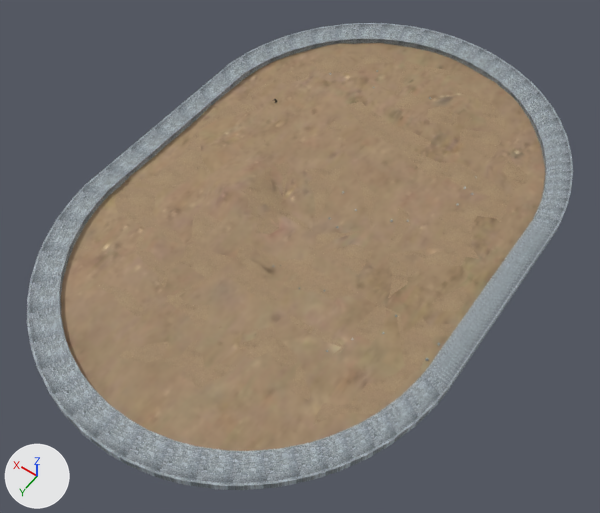
Renders of the OBJ model meshes/stadium,primitive-simpler.obj from each side of a commit.
Before and after are seen from a 50 mm camera at (-50.9, 76.4, 104.6) aimed at (-1.4, 7.0, -4.5). Lighting does not change. The marker at lower left points along +X, +Y and +Z. Where no turn or scale is listed for an object, it has been applied to the vertices.

In view in the first picture: 'Ground_Plane', 'Stands_Plane.003', 'Walkmesh_Plane.001'.
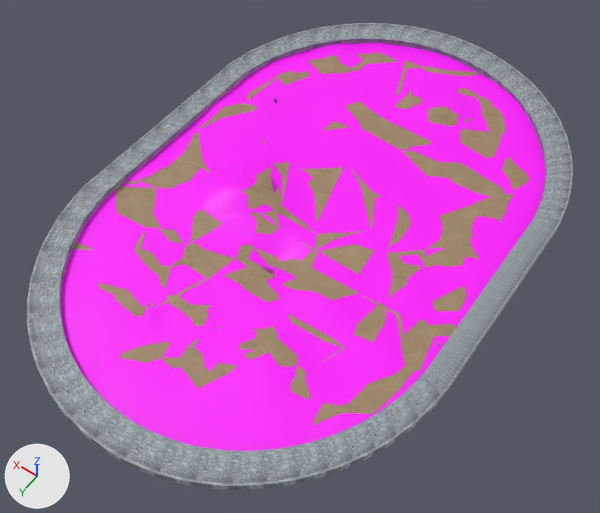
Where the change shows, as pixel boxes (x1, y1, x2, y2) in the pictures (600 x 513 px):
'Walkmesh_Plane.001', surface changed (brown to pink): (61, 43, 545, 451) in both

What changed in the scene script:
```text
Change mat_null:
    remove mat_null.texture = img_stadium_primitive_dirt_dry1_jpg
    add mat_null.base_color = (1.0, 0.0, 1.0)  # pink #ff00ff
    mat_null.roughness: 0.69 -> 0.526
```
